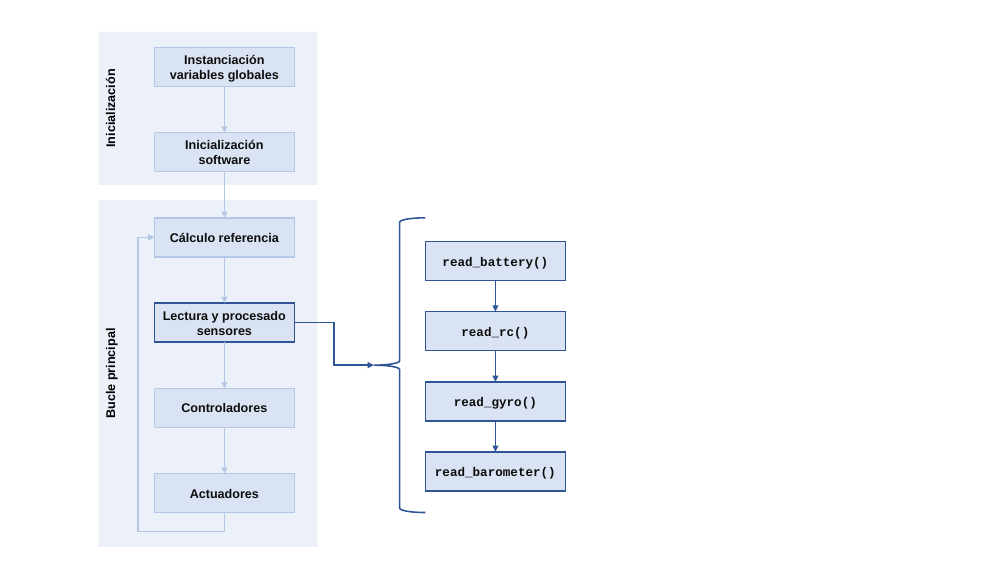
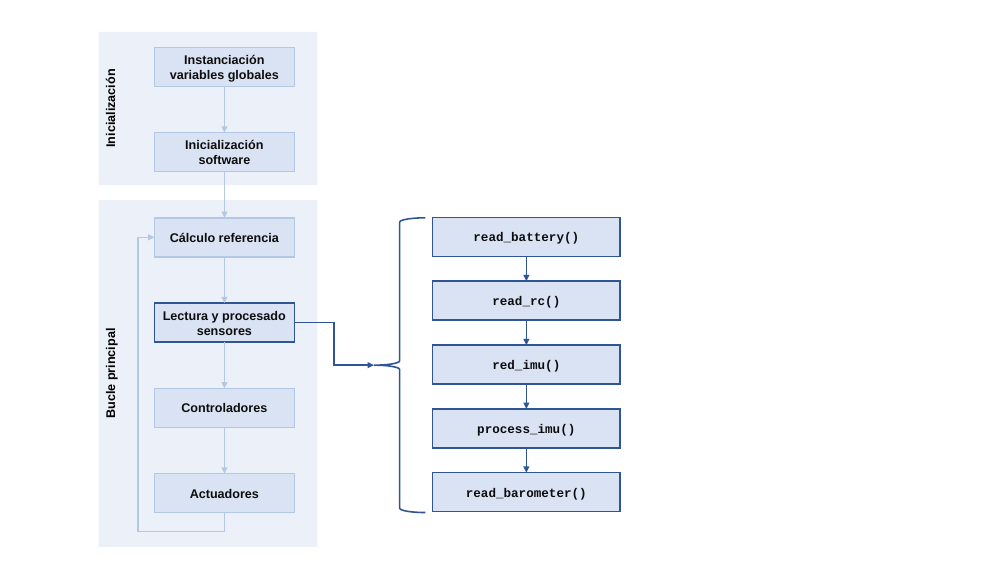
Before and after one commit to leonprietobailo/DroneSTM32F405, a slide deck: slide 5 of doc/schemes.pptx. Drawn at 1008x567 pixels with LibreOffice and Linux fonts; fonts in the diff are those of the drawing. Boxes give left, top, right and bottom in pixels: in the first picture for what was removed or moved away, otherwise in the second. Text is boxed around its words. In the diff, an @@ line names an element or a change of style, - is before the commit and + after.

```diff
--- a/doc/schemes.pptx
+++ b/doc/schemes.pptx
@@ rectangle "read_battery()": place and size @@
-rectangle "read_battery()" at (426, 241, 566, 281)
+rectangle "read_battery()" at (433, 218, 620, 257)
@@ arrow moved from (495, 281) - (495, 312) to (526, 256) - (526, 281) @@
@@ rectangle "read_rc()": place and size @@
-rectangle "read_rc()" at (426, 312, 566, 351)
+rectangle "read_rc()" at (433, 281, 620, 321)
@@ arrow added from (526, 321) to (526, 345), #2F5597 1.5 pt @@
@@ rectangle added at (433, 345, 620, 384), fill #DAE3F3, outline #2F5597 1.5 pt, 12 pt, text #0D0D0D, bold @@
+red_imu()
@@ rectangle removed at (426, 382, 566, 421) @@
-read_gyro()
@@ arrow moved from (495, 351) - (495, 382) to (526, 384) - (526, 409) @@
@@ rectangle added at (433, 409, 620, 448), fill #DAE3F3, outline #2F5597 1.5 pt, 12 pt, text #0D0D0D, bold @@
+process_imu()
@@ arrow moved from (495, 421) - (495, 452) to (526, 448) - (526, 473) @@
@@ rectangle "read_barometer()": place and size @@
-rectangle "read_barometer()" at (426, 452, 566, 492)
+rectangle "read_barometer()" at (433, 473, 620, 512)
```
Also in this commit, not shown: 6 other slides changed, 4 other files.
